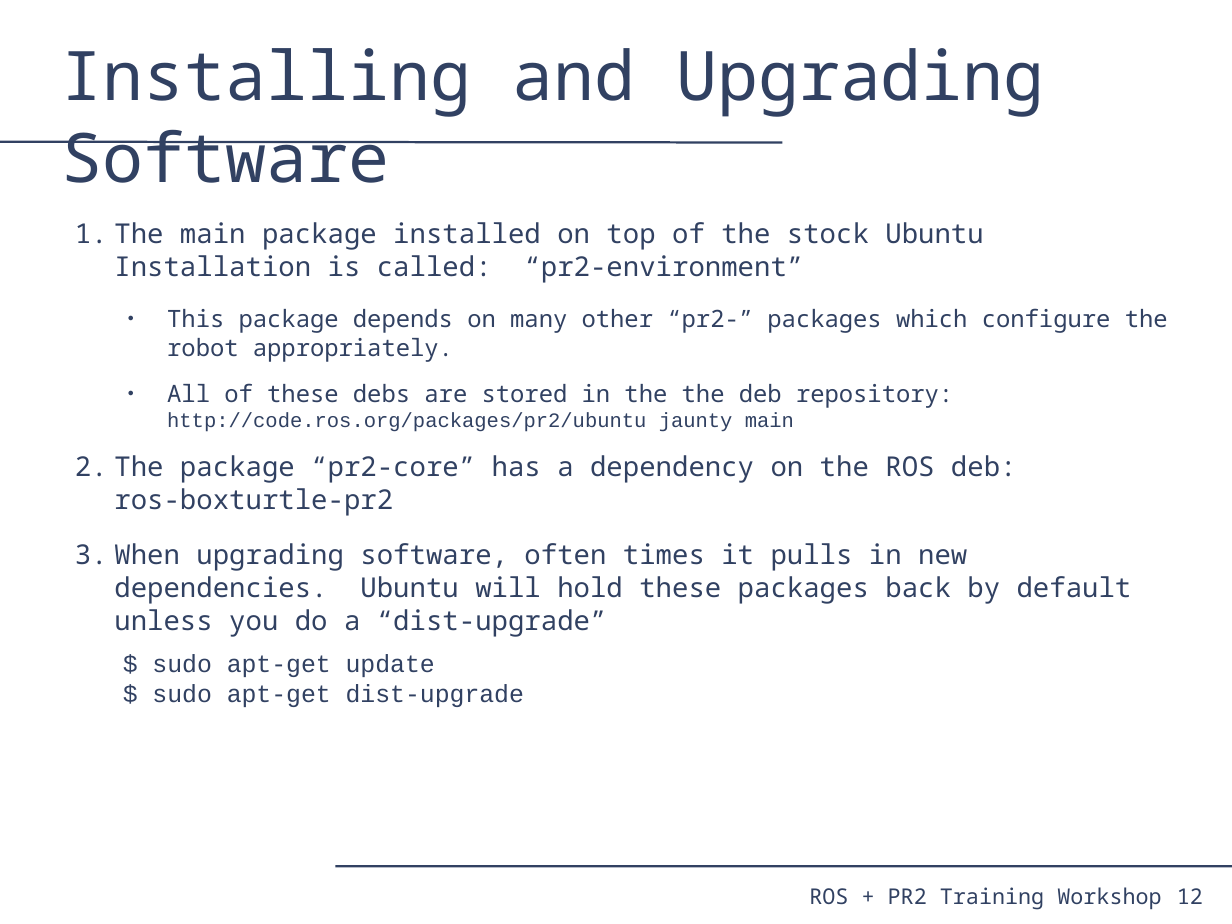
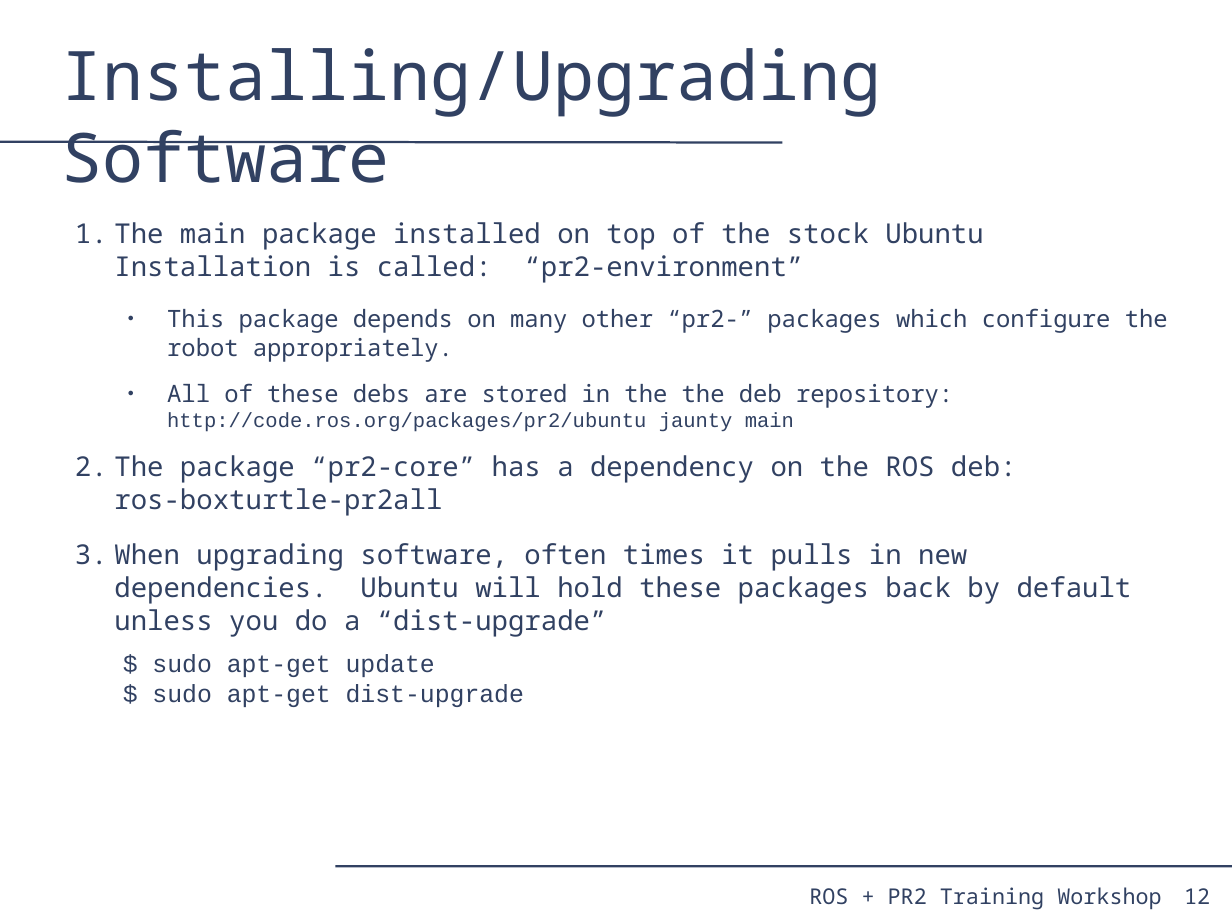
Before and after one commit to PR2/pr2_docs, a slide deck: slide 12 of pr2_training_workshop/pr2_sysadmin/pr2_syasdmin.odp. Drawn at 1232x924 pixels with LibreOffice and Linux fonts; fonts in the diff are those of the drawing. Boxes give left, top, right and bottom in pixels: in the first picture for what was removed or moved away, otherwise in the second. Text is boxed around its words. In the diff, an @@ line names an element or a change of style, - is before the commit and + after.

```diff
--- a/pr2_training_workshop/pr2_sysadmin/pr2_syasdmin.odp
+++ b/pr2_training_workshop/pr2_sysadmin/pr2_syasdmin.odp
@@ title at <box>62,48,881,183</box>: text changed @@
-Installing and Upgrading Software
+Installing/Upgrading Software
@@ text at <box>114,455,1017,516</box>: text changed @@
-2. The package “pr2-core” has a dependency on the ROS deb:
-   ros-boxturtle-pr2
+2. The package “pr2-core” has a dependency on the ROS deb:
+   ros-boxturtle-pr2all
@@ page number: place and size @@
-page number at <box>1177,888,1203,904</box>
+page number at <box>1184,888,1210,904</box>
```
Also in this commit, not shown: 17 other slides changed, 1 slide added.
